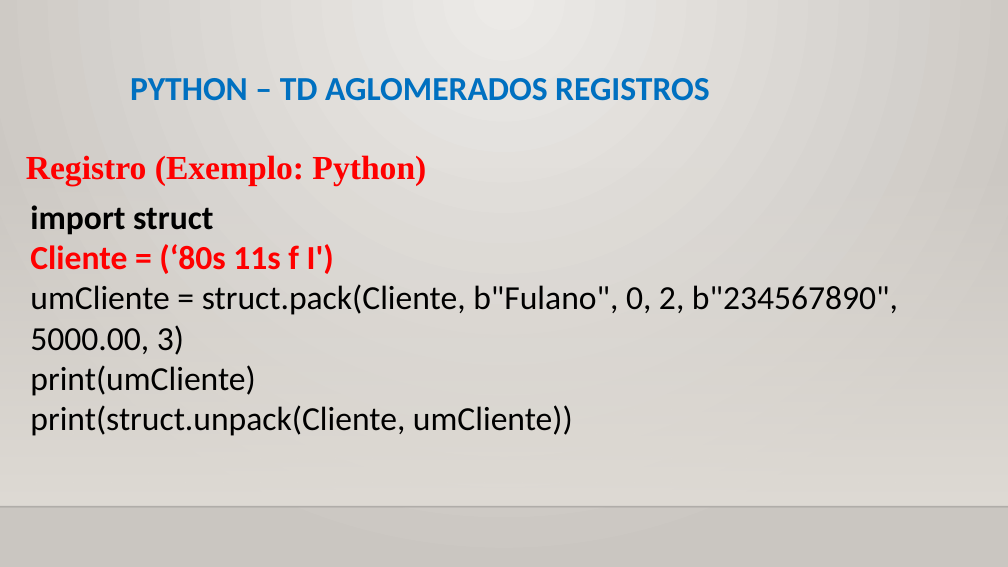
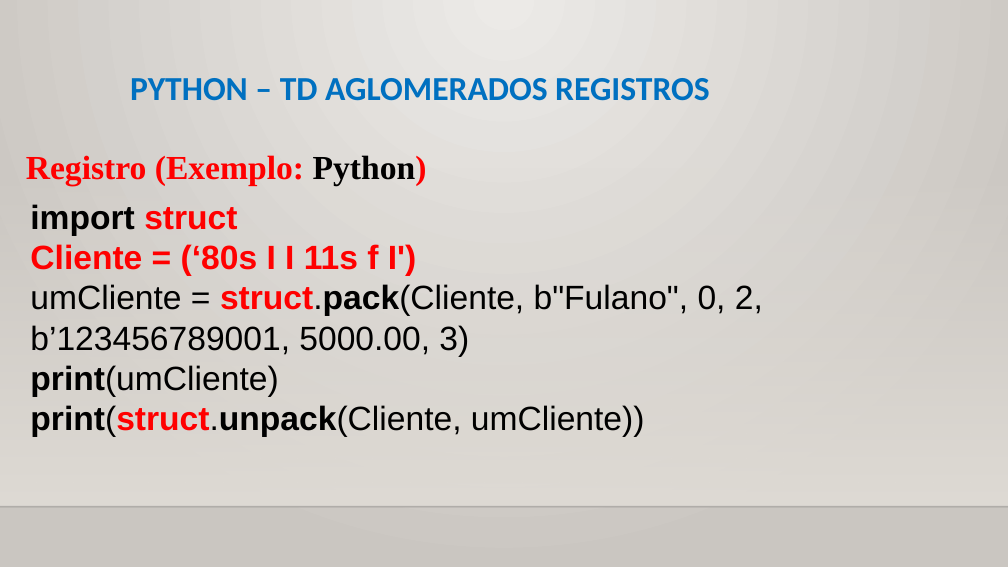
Before and after one commit to CloudEducationBrazil/WydenPythonParadigmas, a slide deck: slide 12 of 01 Classes/Aula 07 Programação Python - Tipos de Dados Aglomerados.pptx. Drawn at 1008x567 pixels with LibreOffice and Linux fonts; fonts in the diff are those of the drawing; background and template pictures are left out. Boxes give left, top, right and bottom in pixels: in the first picture for what was removed or moved away, otherwise in the second. Text is boxed around its words. In the diff, an @@ line names an element or a change of style, - is before the commit and + after.

Commit message:
PPTs Aulas 2 a 8 Python 24/08/2022

```diff
--- a/01 Classes/Aula 07 Programação Python - Tipos de Dados Aglomerados.pptx
+++ b/01 Classes/Aula 07 Programação Python - Tipos de Dados Aglomerados.pptx
@@ text "Registro (Exemplo: Python)" at box(26, 155, 427, 185): text colour #FF0000 to #000000 in "Python)" @@
@@ text at box(30, 204, 645, 437): font Calibri to Arial in "import struct", "print(umCliente)", "print(struct.unpack(Cliente, umCliente))"; text colour #000000 to #FF0000 in "struct", "print(struct.unpack(Cliente,"; bold on in "print(umCliente)", "print(struct.unpack(Cliente," @@
@@ text at box(30, 244, 763, 357): text changed; font Calibri to Arial @@
-Cliente = (‘80s 11s f I')
-umCliente = struct.pack(Cliente, b"Fulano", 0, 2, b"234567890", 5000.00, 3)
+Cliente = (‘80s I I 11s f I')
+umCliente = struct.pack(Cliente, b"Fulano", 0, 2, b’123456789001, 5000.00, 3)
```
Also in this commit, not shown: 4 other slides changed, 5 other files.
